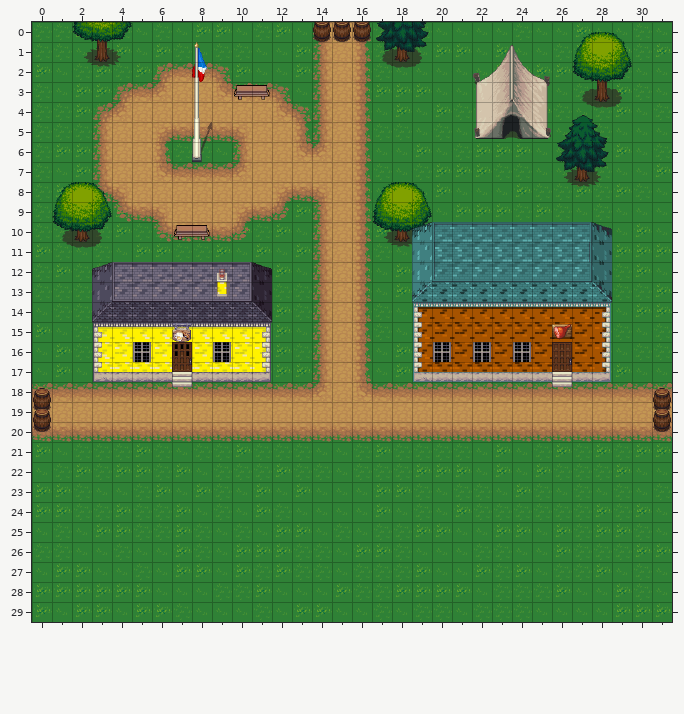
Tiled map: game/Assets/Tilemaps/level2/level2_outside.tmx. This is how it looked before the edit.
Cells are 32x32 px. Shown: x 0..31, y 0..29. Not drawn, because the pictures are missing: unchanged layers "Bush Bottoms", "Bush Tops", "Mafia Car Bottom", "Mafia Car Top", "Road", "Rocks".
After the commit:
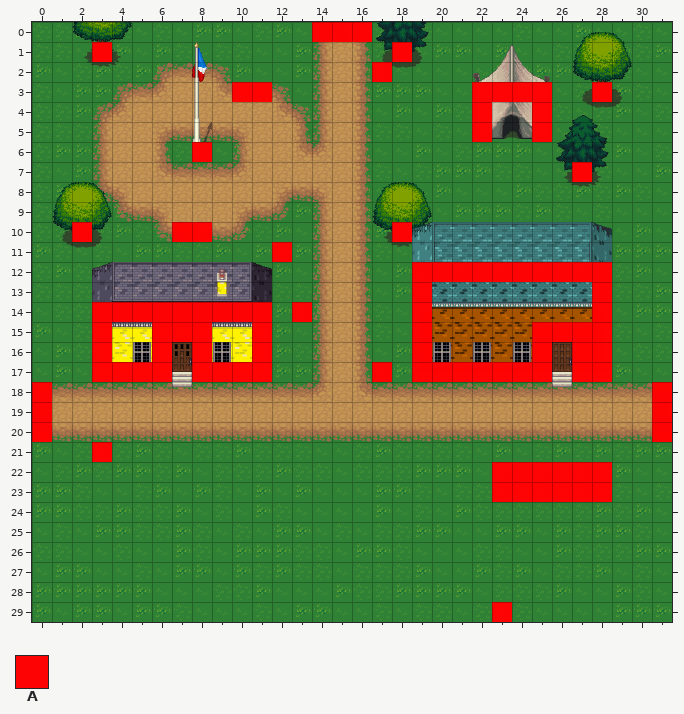
Key: from "collisions": A 0.
_ is an empty cell.
Tiles of an added or newly shown layer are drawn over the layers below it.
Change:
{"where": "layer \"Collisions\" (added)"}
{"y":0,"x":14,"old":"___","new":"AAA"}
{"y":1,"x":3,"old":"_","new":"A"}
{"y":1,"x":18,"old":"_","new":"A"}
{"y":2,"x":17,"old":"_","new":"A"}
{"y":3,"x":10,"old":"__","new":"AA"}
{"y":3,"x":22,"old":"____","new":"AAAA"}
{"y":3,"x":28,"old":"_","new":"A"}
{"y":4,"x":22,"old":"_","new":"A"}
{"y":4,"x":25,"old":"_","new":"A"}
{"y":5,"x":22,"old":"_","new":"A"}
{"y":5,"x":25,"old":"_","new":"A"}
{"y":6,"x":8,"old":"_","new":"A"}
{"y":7,"x":27,"old":"_","new":"A"}
{"y":10,"x":2,"old":"_","new":"A"}
{"y":10,"x":7,"old":"__","new":"AA"}
{"y":10,"x":18,"old":"_","new":"A"}
{"y":11,"x":12,"old":"_","new":"A"}
{"y":12,"x":19,"old":"__________","new":"AAAAAAAAAA"}
{"y":13,"x":19,"old":"_","new":"A"}
{"y":13,"x":28,"old":"_","new":"A"}
{"y":14,"x":3,"old":"_________","new":"AAAAAAAAA"}
{"y":14,"x":13,"old":"_","new":"A"}
{"y":14,"x":19,"old":"_","new":"A"}
{"y":14,"x":28,"old":"_","new":"A"}
{"y":15,"x":3,"old":"_","new":"A"}
{"y":15,"x":6,"old":"___","new":"AAA"}
{"y":15,"x":11,"old":"_","new":"A"}
{"y":15,"x":19,"old":"_","new":"A"}
{"y":15,"x":25,"old":"____","new":"AAAA"}
{"y":16,"x":3,"old":"_","new":"A"}
{"y":16,"x":6,"old":"_","new":"A"}
{"y":16,"x":8,"old":"_","new":"A"}
{"y":16,"x":11,"old":"_","new":"A"}
{"y":16,"x":19,"old":"_","new":"A"}
{"y":16,"x":25,"old":"_","new":"A"}
{"y":16,"x":27,"old":"__","new":"AA"}
{"y":17,"x":3,"old":"____","new":"AAAA"}
{"y":17,"x":8,"old":"____","new":"AAAA"}
{"y":17,"x":17,"old":"_","new":"A"}
{"y":17,"x":19,"old":"_______","new":"AAAAAAA"}
{"y":17,"x":27,"old":"__","new":"AA"}
{"y":18,"x":0,"old":"_","new":"A"}
{"y":18,"x":31,"old":"_","new":"A"}
{"y":19,"x":0,"old":"_","new":"A"}
{"y":19,"x":31,"old":"_","new":"A"}
{"y":20,"x":0,"old":"_","new":"A"}
{"y":20,"x":31,"old":"_","new":"A"}
{"y":21,"x":3,"old":"_","new":"A"}
{"y":22,"x":23,"old":"______","new":"AAAAAA"}
{"y":23,"x":23,"old":"______","new":"AAAAAA"}
{"y":29,"x":23,"old":"_","new":"A"}
